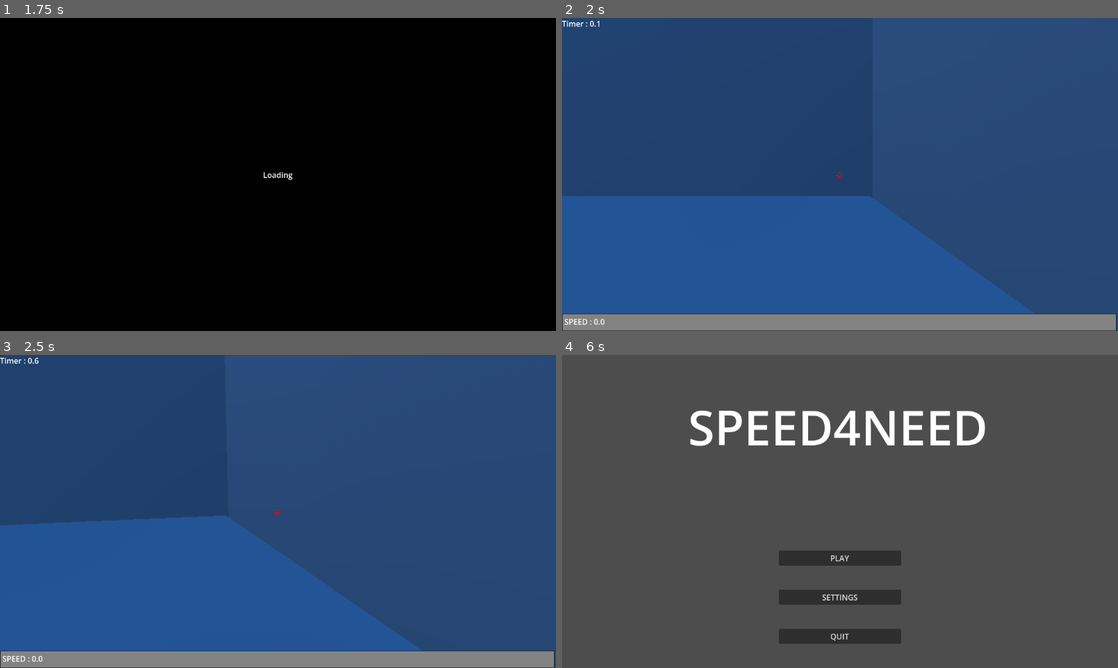
Above: before the commit, frames 1-4 (two rows, left to right).
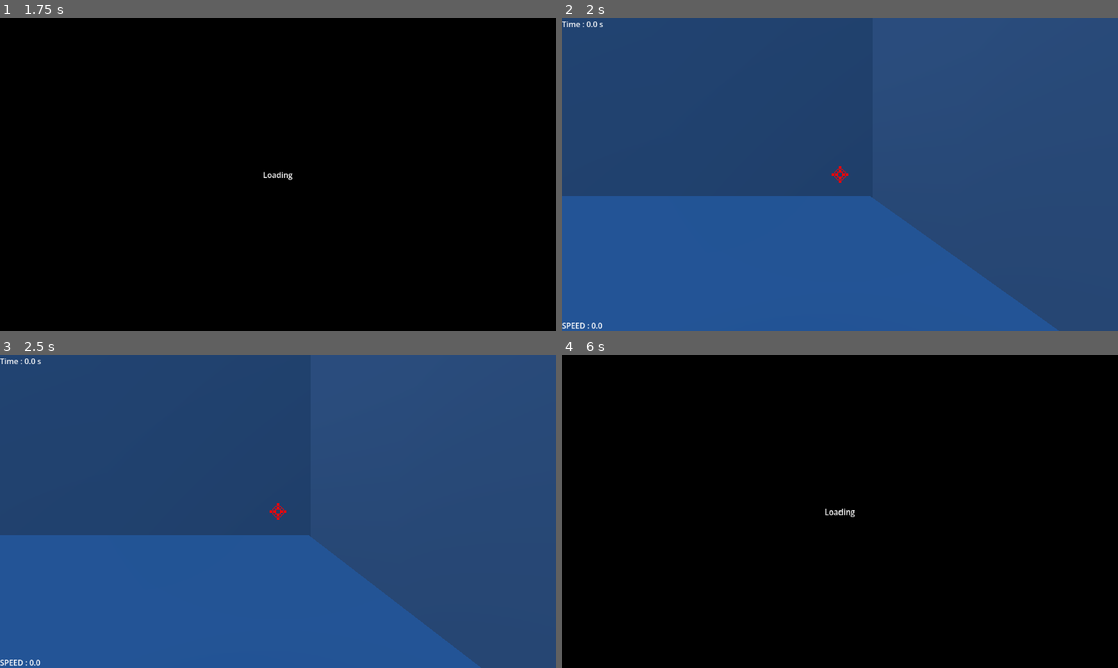
Above: after the commit, the same moments.

Repository: Lilianbazantay/Speed4Need
Game: Godot game, scene res://scenes/MainMenu/MainMenu.tscn
Two runs of this game, one before a commit and one after it. Both use one fixed random seed, a clock stepped at 60 frames per second and the inputs below. The engine's default icon, where the game draws it, is replaced by a stand-in: a white triangle on a blue panel in a dark square.
Inputs (mouse positions are in pixels of both pictures, inside the frame that each line leads up to):
- Up to frame 1 (1.75 s): click "PLAY" at 0.5 s; click (211, 149) at 1.27 s
- Up to frame 2 (2 s): no input
- Up to frame 3 (2.5 s): tap Enter (ui_accept) at 2 s; move the mouse to (305, 511) at 2.02 s; hold W (move_forward) from 2.03 s (still down); hold Ctrl (crouch) from 2.03 s (still down); tap Space (jump) at 2.27 s
- Up to frame 4 (6 s): move the mouse to (812, 511) at 2.77 s; release Ctrl (crouch) at 2.78 s; tap E (grapple) at 2.85, 4.35 s; tap Space (jump) at 3.02, 4.52, 5.27 s; move the mouse to (851, 505) at 3.52 s; hold Ctrl (crouch) 3.53-4.28 s; move the mouse to (834, 517) at 4.27 s; move the mouse to (878, 514) at 5.02 s; hold Ctrl (crouch) 5.03-5.75 s; tap Escape (Menu) at 5.65 s; release W (move_forward) at 5.75 s; click "Back to menu" at 5.75 s

Frame 1 is identical in both runs. In frame 2, 5.7% of the frame differs, in the area x 0-100%, y 0-100%; in frame 3, 11%; in frame 4, 100%.

Commit message:
refactor(Player): ui cleanup

Diff:
--- a/scenes/Player/Player.gd
+++ b/scenes/Player/Player.gd
@@ -144,7 +144,7 @@
 
 	if velocity.z > PlayerRecord.max_speed :
 		PlayerRecord.max_speed = velocity.z
-	$ATH/RichTextLabel.text = "SPEED : " + str(abs(velocity.z))
+	$HUD/Speed.text = "SPEED : " + str(abs(velocity.z))
 
 	if Input.is_action_just_pressed("crouch"):
 		is_crouching = true
--- a/scenes/Player/Player.tscn
+++ b/scenes/Player/Player.tscn
@@ -1,10 +1,8 @@
 [gd_scene format=3 uid="uid://4xw4wuwq8afp"]
 
 [ext_resource type="Script" uid="uid://duuxxpnjwotn1" path="res://scenes/Player/Player.gd" id="1_xhfnw"]
-[ext_resource type="Texture2D" uid="uid://dog5xa0xousvp" path="res://icon.svg" id="2_q3lat"]
 [ext_resource type="Script" uid="uid://den5uw7wjmli7" path="res://scenes/Player/Grapple.gd" id="2_ved6o"]
 [ext_resource type="Script" uid="uid://bp02c3h7l45py" path="res://scenes/Player/pause_menu.gd" id="3_bvqhm"]
-[ext_resource type="Texture2D" uid="uid://ciq44fdwd2f70" path="res://Assets/SpeedBar.png" id="4_puxyr"]
 [ext_resource type="AudioStream" uid="uid://db1fduk1jivw4" path="res://Assets/Break.mp3" id="5_xcisb"]
 [ext_resource type="AudioStream" uid="uid://bwdgfyn8p5x53" path="res://Assets/Grapple.mp3" id="6_socpp"]
 [ext_resource type="Script" uid="uid://c4cpivd3r066g" path="res://scenes/Player/timer.gd" id="7_mmokv"]
@@ -22,13 +20,21 @@
 material = SubResource("StandardMaterial3D_ved6o")
 size = Vector3(0.5, 0.5, 0.5)
 
+[sub_resource type="Gradient" id="Gradient_fxc31"]
+offsets = PackedFloat32Array(0)
+colors = PackedColorArray(0.50061923, 0.50061965, 0.5006196, 1)
+
+[sub_resource type="GradientTexture1D" id="GradientTexture1D_puxyr"]
+gradient = SubResource("Gradient_fxc31")
+
+[sub_resource type="LabelSettings" id="LabelSettings_mmokv"]
+font_size = 32
+
 [sub_resource type="CapsuleShape3D" id="CapsuleShape3D_bvqhm"]
 radius = 0.5966797
 
 [node name="Player" type="CharacterBody3D" unique_id=858882668]
 script = ExtResource("1_xhfnw")
-metadata/_edit_horizontal_guides_ = [325.0]
-metadata/_edit_vertical_guides_ = [575.0]
 
 [node name="Collision" type="CollisionShape3D" parent="." unique_id=1158400688]
 transform = Transform3D(1, 0, 0, 0, 1, 0, 0, 0, 1, 0, 1, 0)
@@ -57,84 +63,107 @@
 transform = Transform3D(1, 0, 0, 0, 1, 0, 0, 0, 1, 0, -1.5, 0)
 stream = ExtResource("6_socpp")
 
-[node name="PauseMenu" type="Node2D" parent="." unique_id=1494151468]
+[node name="HUD" type="Control" parent="." unique_id=551151167]
+layout_mode = 3
+anchors_preset = 15
+anchor_right = 1.0
+anchor_bottom = 1.0
+grow_horizontal = 2
+grow_vertical = 2
+script = ExtResource("7_mmokv")
+
+[node name="Speed" type="Label" parent="HUD" unique_id=94962792]
+layout_mode = 1
+anchors_preset = 2
+anchor_top = 1.0
+anchor_bottom = 1.0
+offset_top = -23.0
+offset_right = 435.0
+grow_vertical = 0
+text = "SPEED : 0 "
+
+[node name="Time" type="Label" parent="HUD" unique_id=65123962]
+layout_mode = 0
+offset_top = 1.0
+offset_right = 93.0
+offset_bottom = 24.0
+text = "Time : 0.0 s"
+
+[node name="Cursor" type="TextureRect" parent="HUD" unique_id=1061966457]
+layout_mode = 1
+anchors_preset = 8
+anchor_left = 0.5
+anchor_top = 0.5
+anchor_right = 0.5
+anchor_bottom = 0.5
+offset_left = -16.0
+offset_top = -16.0
+offset_right = 16.0
+offset_bottom = 16.0
+grow_horizontal = 2
+grow_vertical = 2
+pivot_offset = Vector2(16, 16)
+texture = ExtResource("8_mmokv")
+expand_mode = 1
+
+[node name="Timer" type="Timer" parent="HUD" unique_id=1774075730]
+wait_time = 0.1
+autostart = true
+
+[node name="PauseMenu" type="Control" parent="." unique_id=109016279]
 visible = false
-position = Vector2(577, 309)
+layout_mode = 3
+anchors_preset = 15
+anchor_right = 1.0
+anchor_bottom = 1.0
+offset_left = 384.0
+offset_top = 128.0
+offset_right = -384.0
+offset_bottom = -136.0
+grow_horizontal = 2
+grow_vertical = 2
 script = ExtResource("3_bvqhm")
 
-[node name="BackgroundMenu" type="Sprite2D" parent="PauseMenu" unique_id=271173473]
-position = Vector2(2.9999924, 12.000011)
-scale = Vector2(3.203125, 3.9062498)
-texture = ExtResource("2_q3lat")
+[node name="BackgroundMenu" type="TextureRect" parent="PauseMenu" unique_id=1641626994]
+layout_mode = 1
+anchors_preset = 15
+anchor_right = 1.0
+anchor_bottom = 1.0
+grow_horizontal = 2
+grow_vertical = 2
+pivot_offset_ratio = Vector2(0.5, 0.5)
+texture = SubResource("GradientTexture1D_puxyr")
+expand_mode = 1
 
 [node name="Button" type="Button" parent="PauseMenu" unique_id=724145172]
+layout_mode = 1
 anchors_preset = 7
 anchor_left = 0.5
 anchor_top = 1.0
 anchor_right = 0.5
 anchor_bottom = 1.0
-offset_left = -57.5
-offset_top = 209.0
-offset_right = 57.5
-offset_bottom = 240.0
+offset_left = -64.0
+offset_top = -96.0
+offset_right = 64.0
+offset_bottom = -64.0
 grow_horizontal = 2
 grow_vertical = 0
+pivot_offset_ratio = Vector2(0.5, 1)
 text = "Back to menu"
 
-[node name="RichTextLabel" type="RichTextLabel" parent="PauseMenu" unique_id=1818154374]
-anchors_preset = 8
+[node name="RichTextLabel" type="Label" parent="PauseMenu" unique_id=1626425770]
+layout_mode = 1
+anchors_preset = 5
 anchor_left = 0.5
-anchor_top = 0.5
 anchor_right = 0.5
-anchor_bottom = 0.5
-offset_left = -115.75
-offset_top = -215.5
-offset_right = 117.0
-offset_bottom = -155.0
+offset_left = -102.0
+offset_top = 64.0
+offset_right = 102.0
+offset_bottom = 109.00005
 grow_horizontal = 2
-grow_vertical = 2
-theme_override_font_sizes/normal_font_size = 35
-text = "PAUSE MENU"
-
-[node name="ATH" type="MarginContainer" parent="." unique_id=3403275]
-anchors_preset = 12
-anchor_top = 1.0
-anchor_right = 1.0
-anchor_bottom = 1.0
-offset_top = -36.0
-grow_horizontal = 2
-grow_vertical = 0
-theme_override_constants/margin_left = 5
-theme_override_constants/margin_top = 5
-theme_override_constants/margin_right = 5
-theme_override_constants/margin_bottom = 5
-
-[node name="SpeedBar" type="Sprite2D" parent="ATH" unique_id=1887572479]
-position = Vector2(574.5, 18)
-texture = ExtResource("4_puxyr")
-
-[node name="RichTextLabel" type="RichTextLabel" parent="ATH" unique_id=1691160473]
-layout_mode = 2
-text = "SPEED : 0 "
-scroll_active = false
-autowrap_mode = 0
-shortcut_keys_enabled = false
-
-[node name="Timer" type="MarginContainer" parent="." unique_id=912378480]
-offset_right = 85.0
-offset_bottom = 26.0
-script = ExtResource("7_mmokv")
-
-[node name="RichTextLabel2" type="RichTextLabel" parent="Timer" unique_id=1227604407]
-layout_mode = 2
-text = "Timer : 0.0 s"
-scroll_active = false
-autowrap_mode = 0
-shortcut_keys_enabled = false
-
-[node name="Timer" type="Timer" parent="Timer" unique_id=1774075730]
-wait_time = 0.1
-autostart = true
+text = "pause menu"
+label_settings = SubResource("LabelSettings_mmokv")
+uppercase = true
 
 [node name="Area3D" type="Area3D" parent="." unique_id=340971583]
 collision_mask = 2
@@ -148,10 +177,4 @@
 stream = ExtResource("5_xcisb")
 parameters/looping = true
 
-[node name="Cursor" type="Sprite2D" parent="." unique_id=236487170]
-position = Vector2(575, 325)
-scale = Vector2(0.2, 0.2)
-texture = ExtResource("8_mmokv")
-
 [connection signal="pressed" from="PauseMenu/Button" to="PauseMenu" method="_on_button_pressed"]
-[connection signal="timeout" from="Timer/Timer" to="Timer" method="_on_timer_timeout"]
--- a/scenes/Player/pause_menu.gd
+++ b/scenes/Player/pause_menu.gd
@@ -1,17 +1,15 @@
-extends Node2D
+extends Control
 
-var is_hide = true
+func _ready() -> void:
+	$Button.pressed.connect(func():
+		Utils.load_screen_to_scene("res://scenes/MainMenu/MainMenu.tscn")
+	)
 
 func _input(_event: InputEvent) -> void:
 	if Input.is_action_just_pressed("Menu"):
-		if is_hide == true:
+		if not visible:
 			show()
-			is_hide = false
 			Input.set_mouse_mode(Input.MOUSE_MODE_CONFINED)
 		else:
 			hide()
-			is_hide = true
 			Input.set_mouse_mode(Input.MOUSE_MODE_CAPTURED)
-
-func _on_button_pressed() -> void:
-	get_tree().change_scene_to_file("res://scenes/MainMenu/MainMenu.tscn")
--- a/scenes/Player/timer.gd
+++ b/scenes/Player/timer.gd
@@ -1,8 +1,8 @@
-extends MarginContainer
+extends Control
 
-var time : float = 0.0
+var time: float = 0.0
 
 func _on_timer_timeout() -> void:
 	time += 0.1
-	$RichTextLabel2.text = "Timer : " + str(time) + " s"
+	$Time.text = "Time : %.2fs" % time
 	PlayerRecord.timer = time
